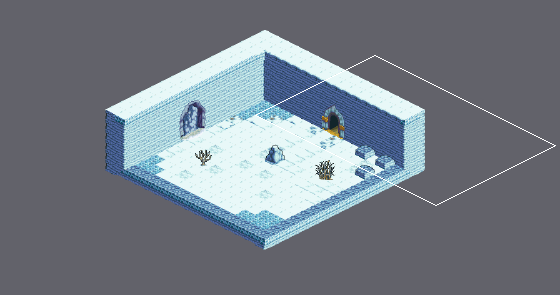
Two states of a Tiled map, Final_Fantasy_Mystery_World/Game/assets/maps/Quest1_Enter.tmx. The first picture is a wide view before the edit; the outline marks the close-up.
Close-up. First the earlier version:
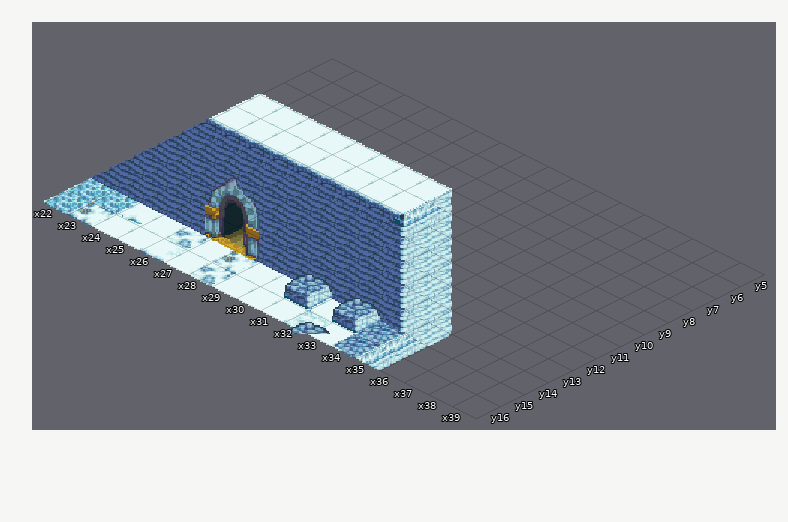
Cells are 32x16 px. Isometric: x runs down to the right, y down to the left. Shown: x 22..39, y 5..16. The commit also changed other parts of the map, which this record leaves out.
After:
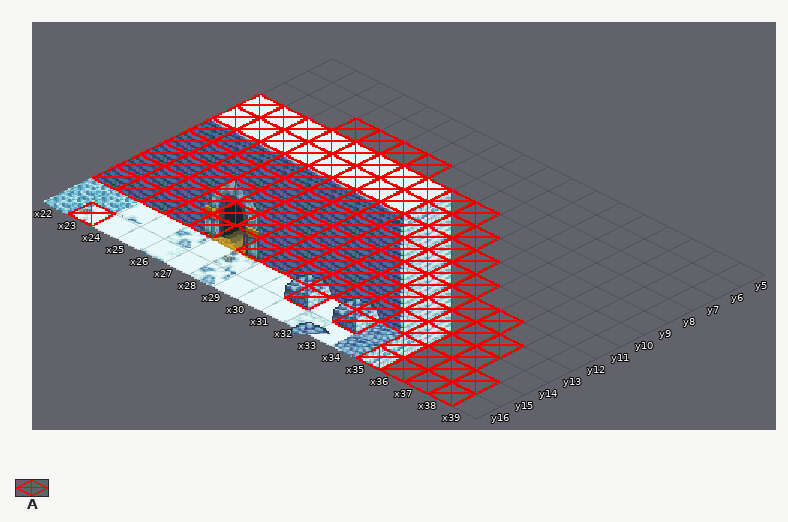
Key: from "ques1_tileset": A 6.
_ is an empty cell, . an unchanged one.
Tiles of an added or newly shown layer are drawn over the layers below it.
The edit:
--- layer "Collider" (now shown)
@@ x 22..38 @@
- 7 ...____..........
- 8 __________.......
- 9 ___________......
-10 ____________.....
-11 _____________....
-12 _______________..
-13 ________________.
-14 _____.__________.
-15 ........._._.____
-16 ._...........____
+ 7 ...AAAA..........
+ 8 AAAAAAAAAA.......
+ 9 AAAAAAAAAAA......
+10 AAAAAAAAAAAA.....
+11 AAAAAAAAAAAAA....
+12 AAAAAAAAAAAAAAA..
+13 AAAAAAAAAAAAAAAA.
+14 AAAAA.AAAAAAAAAA.
+15 .........A.A.AAAA
+16 .A...........AAAA
Boxes around the changes in both close-ups, in picture pixels (x1, y1, x2, y2):
added: (68, 94, 524, 406)
